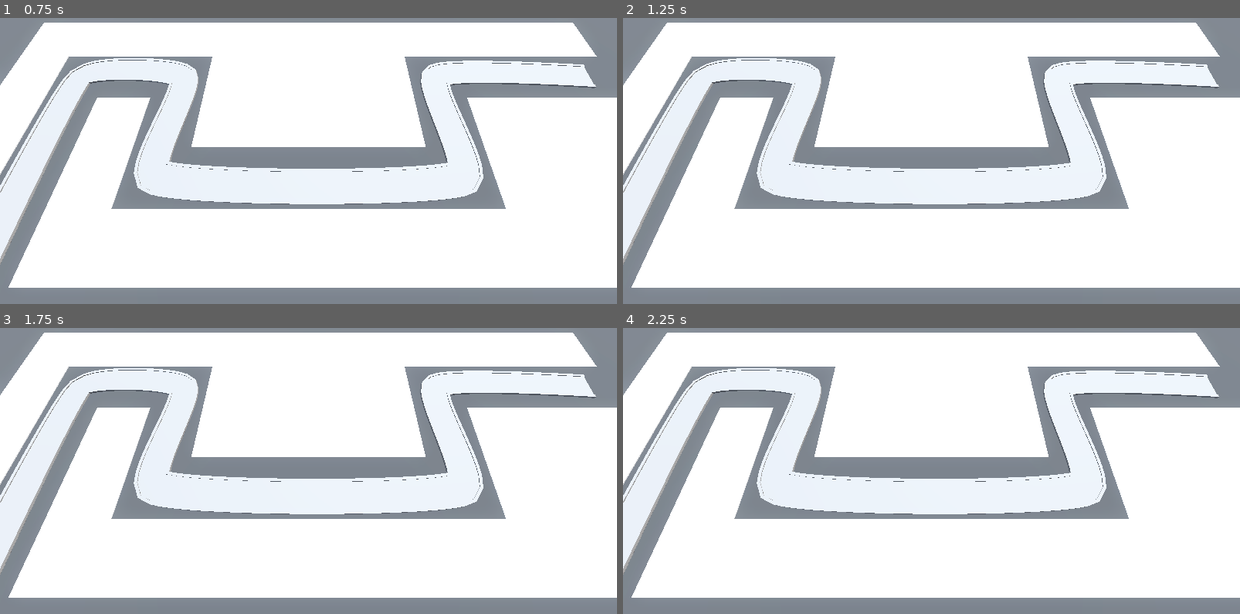
Above: before the commit, frames 1-4 (two rows, left to right).
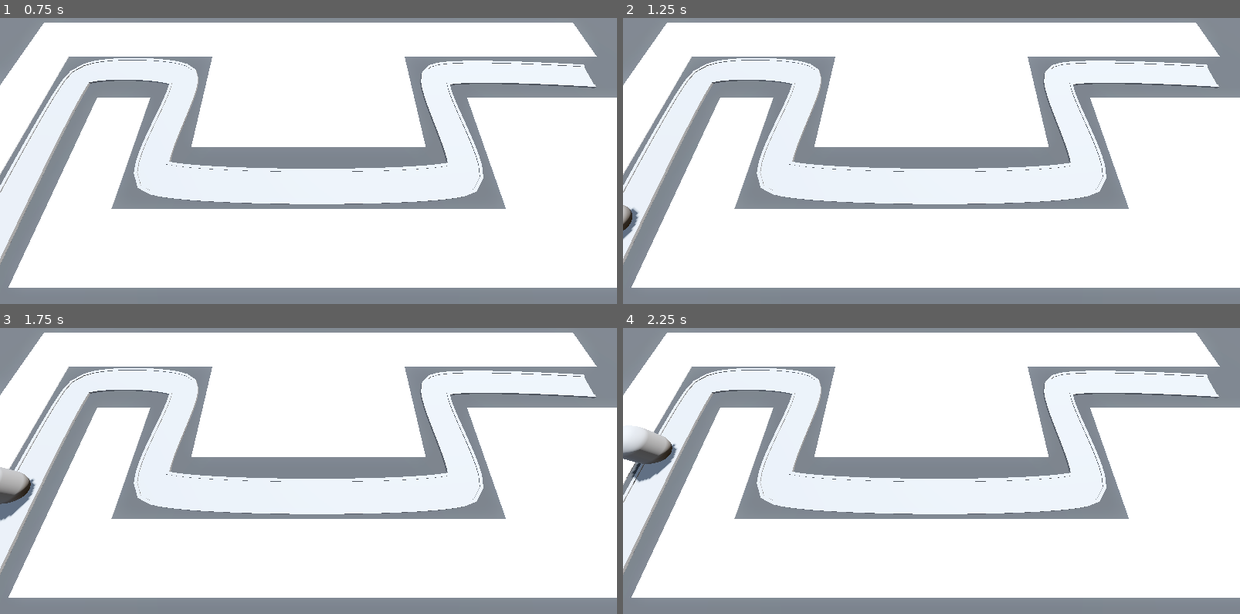
Above: after the commit, the same moments.

Repository: cosmo-the-deer/Barbarian-Blaster
Game: Godot game, scene res://BaseLevel.tscn
Two runs of this game, one before a commit and one after it. Both use one fixed random seed, a clock stepped at 60 frames per second and the inputs below. Before the commit the project has no main scene; this scene is started directly in both runs.
Inputs:
- Up to frame 1 (0.75 s): tap Enter at 0.5 s
- Up to frame 2 (1.25 s): no input
- Up to frame 3 (1.75 s): no input
- Up to frame 4 (2.25 s): no input

Frame 1 is identical in both runs. In frame 2, 0.2% of the frame differs, in the area x 0-3%, y 65-78%; in frame 3, 0.7%; in frame 4, 1.1%, in the area x 0-9%, y 34-55%.

Commit message:
added enemys and path follow

Diff:
--- a/BaseLevel.tscn
+++ b/BaseLevel.tscn
@@ -1,6 +1,7 @@
-[gd_scene load_steps=7 format=3 uid="uid://cshy5hwwjb5uo"]
+[gd_scene load_steps=8 format=3 uid="uid://cshy5hwwjb5uo"]
 
 [ext_resource type="MeshLibrary" uid="uid://pvar3xuw7aos" path="res://MeshLibraries/SpaceLibary.tres" id="1_lvb7b"]
+[ext_resource type="PackedScene" uid="uid://d2ysy2j5t7sdf" path="res://Enemy/enemy.tscn" id="2_5x8ra"]
 
 [sub_resource type="ProceduralSkyMaterial" id="ProceduralSkyMaterial_dq0bh"]
 sky_horizon_color = Color(0.662243, 0.671743, 0.686743, 1)
@@ -95,3 +96,6 @@
 path_continuous_u = true
 path_u_distance = 1.0
 path_joined = false
+
+[node name="Enemy" parent="Path3D" instance=ExtResource("2_5x8ra")]
+transform = Transform3D(0.999967, 0, -0.00195729, 0, 1, 0, 0.00195729, 0, 0.999967, -18.0333, 0, 15.0237)
--- /dev/null
+++ b/Enemy/enemy.gd
@@ -0,0 +1,7 @@
+extends PathFollow3D
+
+@export var speed: float = 2.5
+
+# Called every frame. 'delta' is the elapsed time since the previous frame.
+func _process(delta: float) -> void:
+	progress += delta * speed
--- /dev/null
+++ b/Enemy/enemy.tscn
@@ -0,0 +1,17 @@
+[gd_scene load_steps=3 format=3 uid="uid://d2ysy2j5t7sdf"]
+
+[ext_resource type="Script" uid="uid://bvhircwrng7rn" path="res://Enemy/enemy.gd" id="1_2pb1h"]
+
+[sub_resource type="CapsuleMesh" id="CapsuleMesh_xjnqo"]
+radius = 1.0
+height = 3.0
+
+[node name="Enemy" type="PathFollow3D"]
+transform = Transform3D(0.999969, 0, 0, 0, 1, 0, 0, 0, 0.999969, 0, 0, 0)
+loop = false
+script = ExtResource("1_2pb1h")
+speed = 5.0
+
+[node name="MeshInstance3D" type="MeshInstance3D" parent="."]
+transform = Transform3D(1, 0, 0, 0, 1, 0, 0, 0, 1, 0, 1.5, 0)
+mesh = SubResource("CapsuleMesh_xjnqo")
--- a/project.godot
+++ b/project.godot
@@ -11,5 +11,6 @@
 [application]
 
 config/name="Barbarian Blaster"
+run/main_scene="uid://cshy5hwwjb5uo"
 config/features=PackedStringArray("4.4", "Forward Plus")
 config/icon="res://icon.svg"
Not shown, added: Enemy/enemy.gd.uid
